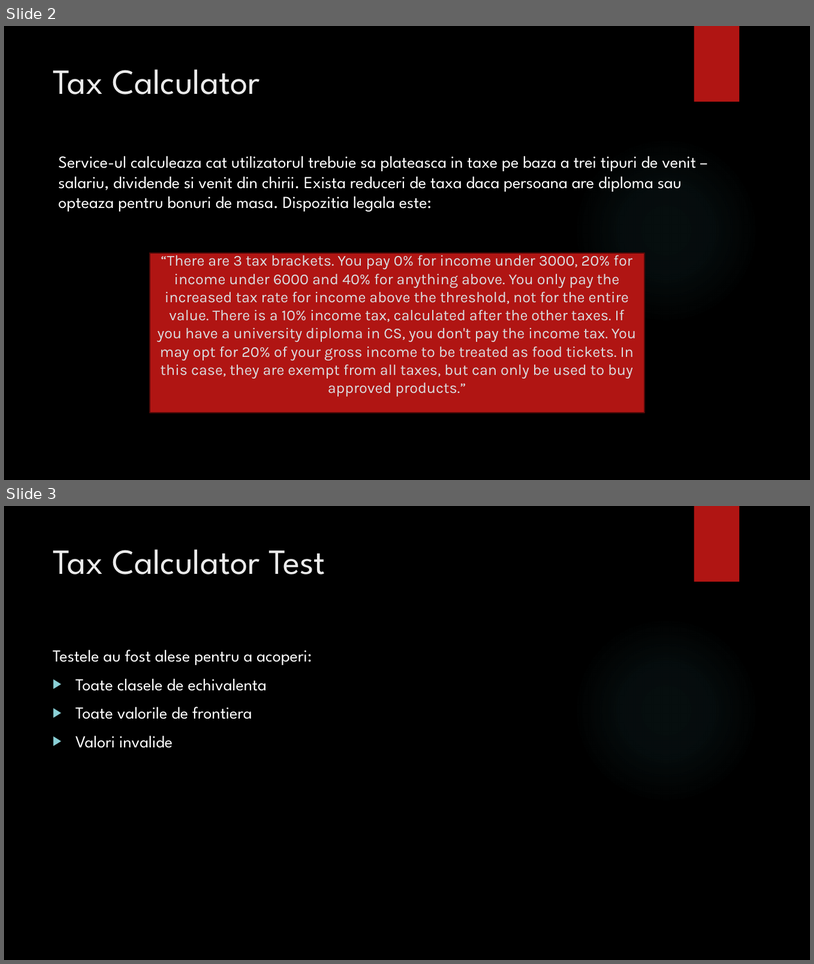
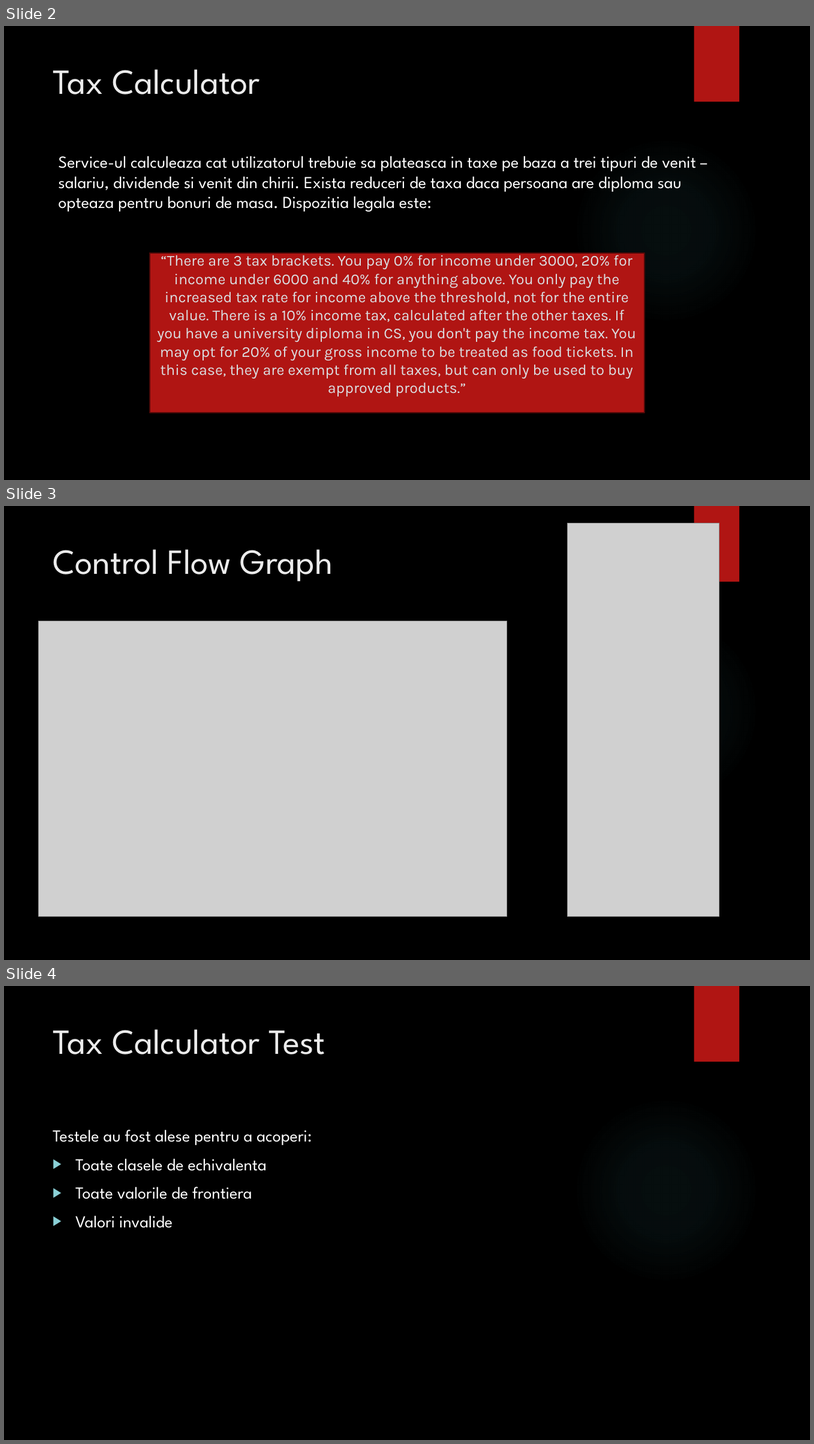
Before and after one commit to LiciuStefan/TSS, a slide deck: Testare_Unitara_Java.pptx. Shown one above the other, each under a label of ours: slides 2 and 3 before the commit, slides 2, 3 and 4 after it. The pictures are 814x964 and 814x1444 pixels, drawn with LibreOffice and Linux fonts; fonts in the diff are those of the drawing; grey boxes stand for pictures; background and template pictures are left out. Boxes give left, top, right and bottom in pixels: in the first picture for what was removed or moved away, otherwise in the second. Text is boxed around its words. In the diff, an @@ line names an element or a change of style, - is before the commit and + after.

Commit message:
control flow graph

```diff
--- a/Testare_Unitara_Java.pptx
+++ b/Testare_Unitara_Java.pptx
@@ slide 3 added at (x1=4, y1=506, x2=810, y2=960), background picture (left out); not listed: 2 template elements that a slide beside it also shows @@
@@ picture added at (x1=568, y1=523, x2=719, y2=916) @@
@@ title added at (x1=53, y1=549, x2=333, y2=582), 42 pt, text #EBEBEB @@
+Control Flow Graph
@@ picture added at (x1=38, y1=621, x2=507, y2=916) @@
@@ what was slide 3 is now slide 4 @@
```
Also in this commit, not shown: 2 other files.
